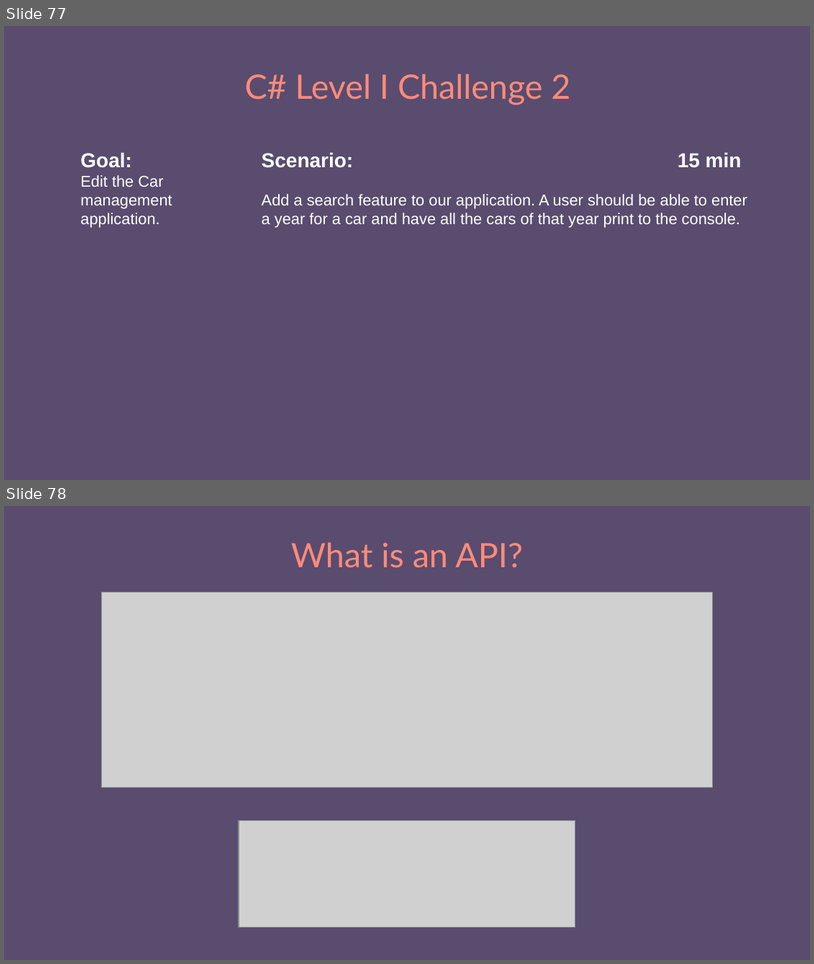
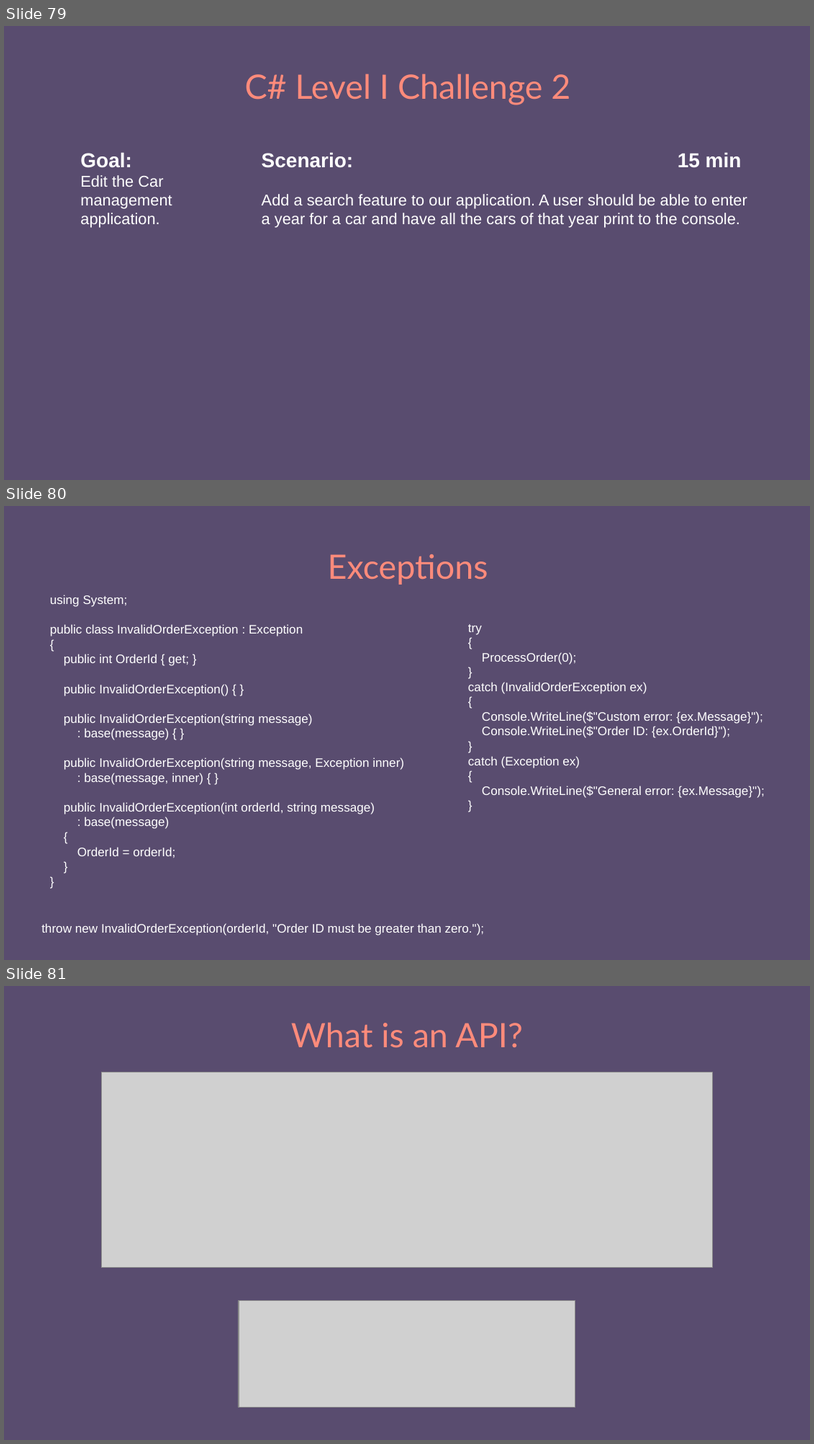
Before and after one commit to e-m-wilson/dotnet, a slide deck: Resources-Notes-Ppts/C#/001-dot-net-foundations.pptx. Shown one above the other, each under a label of ours: slides 77 and 78 before the commit, slides 79, 80 and 81 after it. The pictures are 814x964 and 814x1444 pixels, drawn with LibreOffice and Linux fonts; fonts in the diff are those of the drawing; grey boxes stand for pictures. Boxes give left, top, right and bottom in pixels: in the first picture for what was removed or moved away, otherwise in the second. Text is boxed around its words. In the diff, an @@ line names an element or a change of style, - is before the commit and + after.

```diff
--- a/Resources-Notes-Ppts/C#/001-dot-net-foundations.pptx
+++ b/Resources-Notes-Ppts/C#/001-dot-net-foundations.pptx
@@ slide 80 added at (4,506,810,960), background #594C6F @@
@@ title added at (328,554,489,584), 30 pt, text #FF8B7B @@
+Exceptions
@@ text added at (50,595,404,857), 11 pt, text #FFFFFF @@
+using System;
+public class InvalidOrderException : Exception
+{
+public int OrderId { get; }
+public InvalidOrderException() { }
+public InvalidOrderException(string message)
+: base(message) { }
+public InvalidOrderException(string message, Exception inner)
+: base(message, inner) { }
+public InvalidOrderException(int orderId, string message)
+: base(message)
+{
+OrderId = orderId;
+}
+}
@@ text added at (468,624,764,798), 11 pt, text #FFFFFF @@
+try
+{
+ProcessOrder(0);
+}
+catch (InvalidOrderException ex)
+{
+Console.WriteLine($"Custom error: {ex.Message}");
+Console.WriteLine($"Order ID: {ex.OrderId}");
+}
+catch (Exception ex)
+{
+Console.WriteLine($"General error: {ex.Message}");
+}
@@ text added at (41,923,485,935), 11 pt, text #FFFFFF @@
+throw new InvalidOrderException(orderId, "Order ID must be greater than zero.");
@@ what was slide 77 is now slide 79 @@
@@ what was slide 78 is now slide 81 @@
```
Also in this commit, not shown: 4 other slides added, 1 other file.
